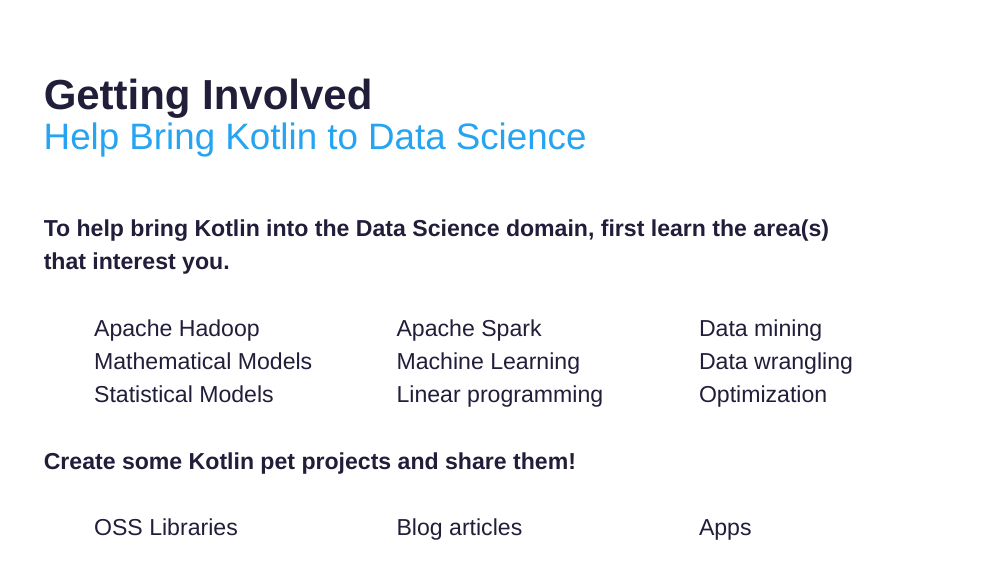
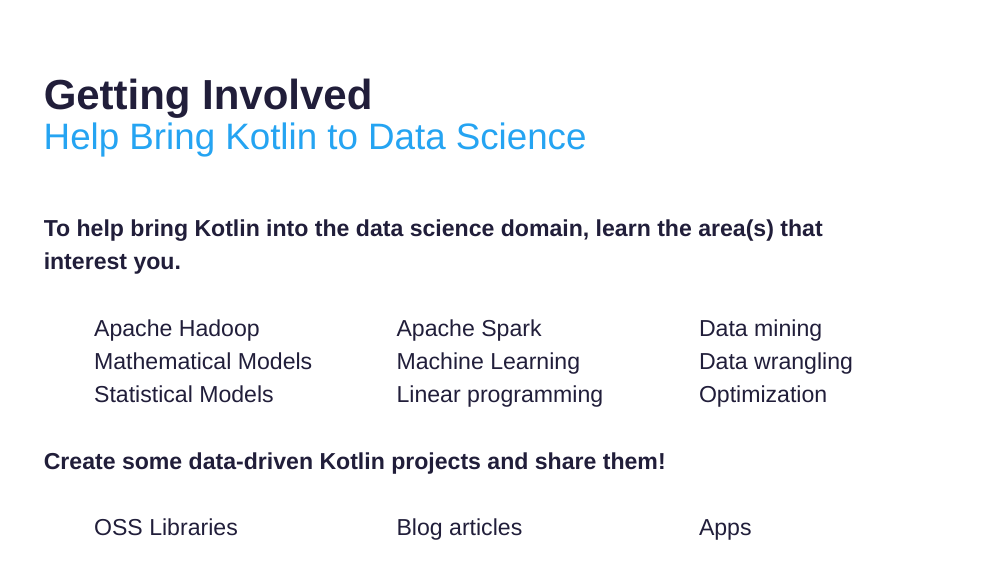
Before and after one commit to thomasnield/kotlinconf-datascience-talk, a slide deck: slide 30 of kotlin_for_data_science.pptx. Drawn at 1008x567 pixels with LibreOffice and Linux fonts; fonts in the diff are those of the drawing; background and template pictures are left out. Boxes give left, top, right and bottom in pixels: in the first picture for what was removed or moved away, otherwise in the second. Text is boxed around its words. In the diff, an @@ line names an element or a change of style, - is before the commit and + after.

```diff
--- a/kotlin_for_data_science.pptx
+++ b/kotlin_for_data_science.pptx
@@ text at (44,219,822,274): text changed @@
-  To help bring Kotlin into the Data Science domain, first learn the area(s) that interest you.
+  To help bring Kotlin into the data science domain, learn the area(s) that interest you.
@@ text at (44,452,666,474): text changed @@
-  Create some Kotlin pet projects and share them!
+  Create some data-driven Kotlin projects and share them!
```
Also in this commit, not shown: 15 other slides changed.
